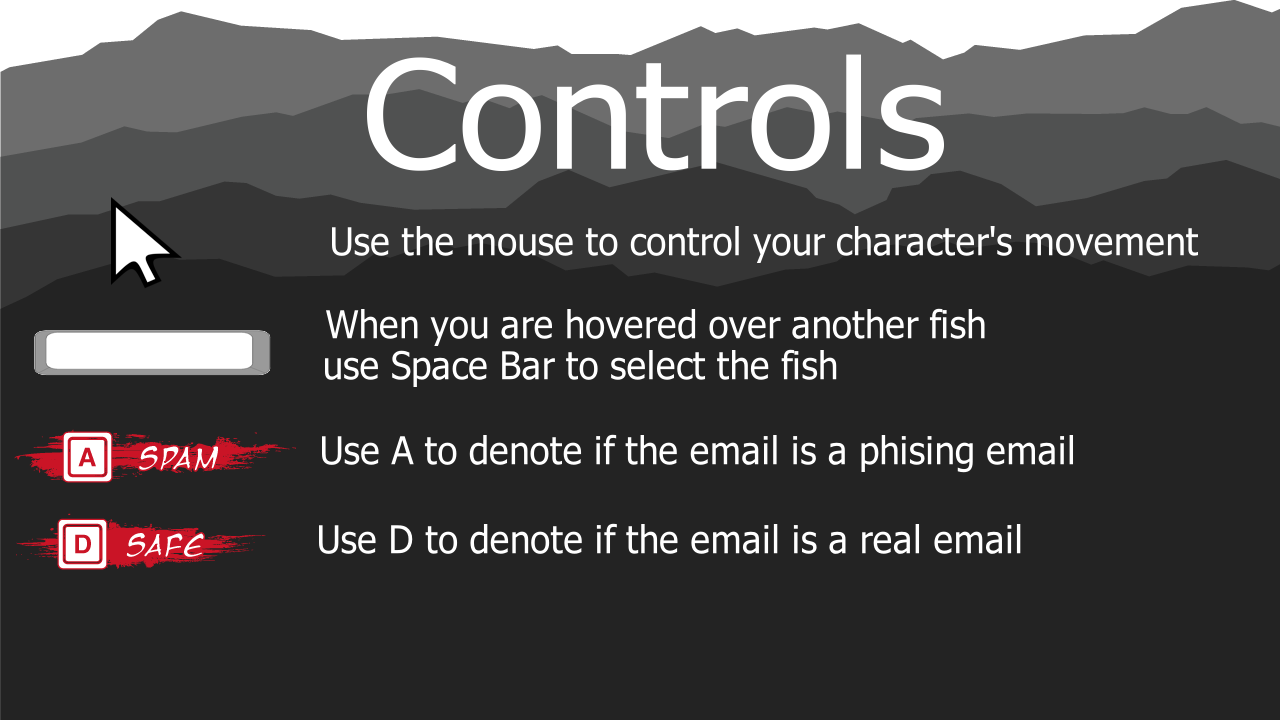
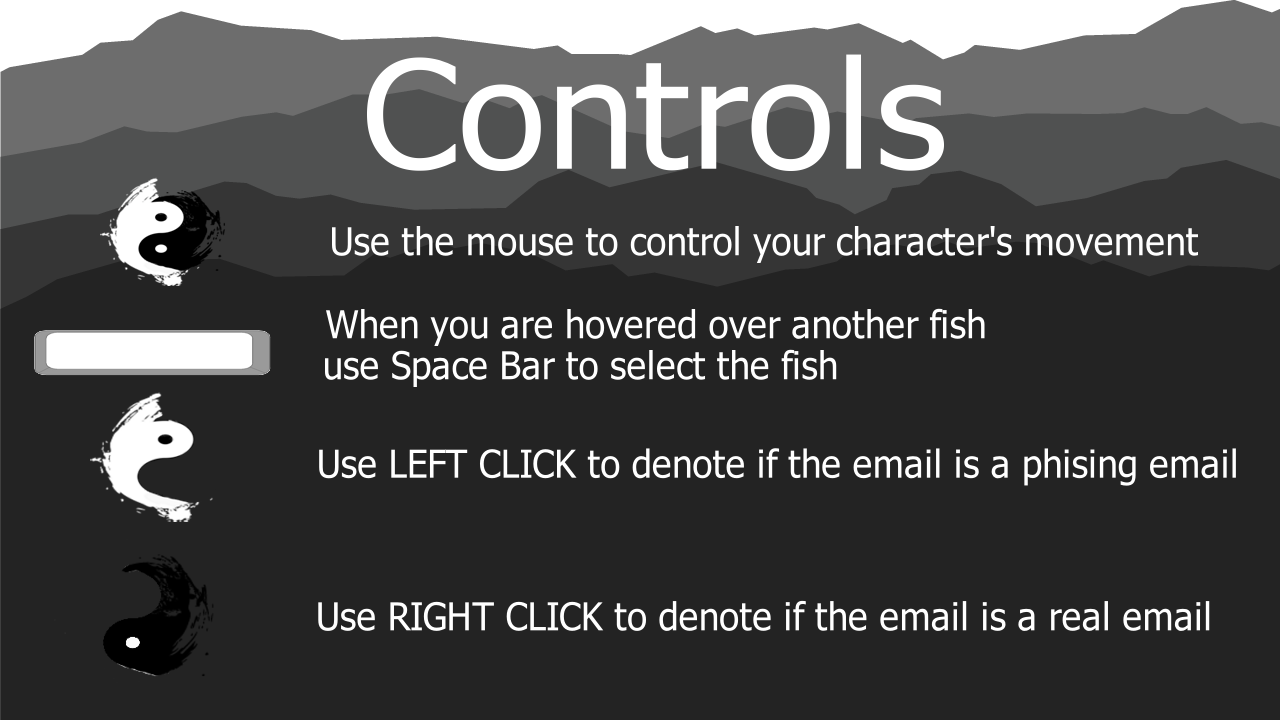
Layers edited between the first and the second 1280x720 image:
added layer "rightclick.png" above "leftclick.png" over [14, 177, 256, 677]
added layer "leftclick.png" above "yinyandsag.png" over [14, 177, 320, 576]
added layer "yinyandsag.png" above "Vector Layer 2" over [100, 177, 225, 288]
hid "cursor.png" (2nd of 2) over [100, 177, 192, 288]
hid "btn-spam.png" over [14, 392, 320, 512]
hid "Layer 3(pasted)" over [14, 448, 320, 640]
